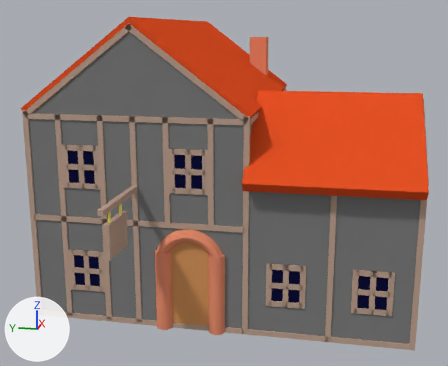
Renders of the Blender file public/blend/timberframedinn.blend from each side of a commit.
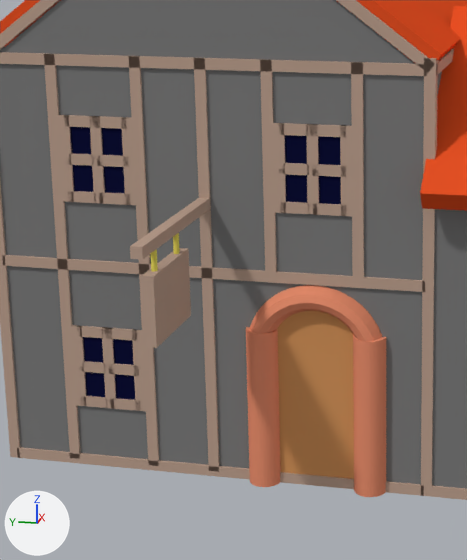
Each version appears first whole from a 50 mm camera at (-26.6, -7.39, 6.81) aimed at (-1.89, -2.44, 0.63), and next in a close-up on the part from 7% to 59% of the width and 24% to 100% of the height. Lighting does not change. The marker at lower left points along +X, +Y and +Z.
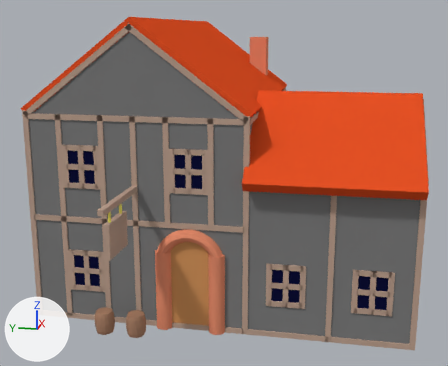
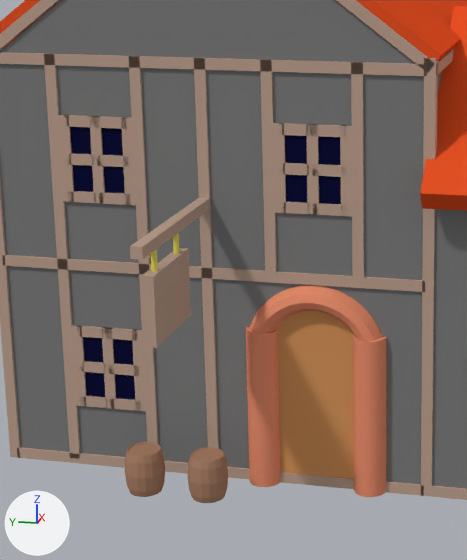
What differs and where, as boxes [x1, y1, x2, y2] in the close-ups (467 x 560 px):
'Barrel1', added (brown)
    after: [187, 447, 228, 503]
'Barrel1.001', added (brown)
    after: [125, 442, 165, 497]

The change, as a diff of the scene's bpy script:
```diff
--- a/public/blend/timberframedinn.blend.py
+++ b/public/blend/timberframedinn.blend.py
@@ mat_03___def @@
+mat_03___def = diffuse_material('03___Def')
+mat_03___def.base_color = (0.388, 0.212, 0.133)  # brown #a77f66
@@ me_barrel1 @@
+me_barrel1.from_pydata(...)  # 242 vertices, 284 faces; spans x -1.347..-0.618, y 0.0..0.8, z -0.143..0.586
+me_barrel1.materials.append(mat_03___def)  # brown #a77f66
@@ ob_barrel1 @@
+ob_barrel1 = bpy.data.objects.new('Barrel1', me_barrel1)
+ob_barrel1.location = (-6.0, 0.0, -3.9)
+ob_barrel1.rotation_euler = (1.571, 0.0, 0.0)  # degrees (90, 0, 0)
@@ ob_barrel1_001 @@
+ob_barrel1_001 = bpy.data.objects.new('Barrel1.001', me_barrel1.copy())
+ob_barrel1_001.location = (-6.0, 1.2, -3.9)
+ob_barrel1_001.rotation_euler = (1.571, 0.0, 0.0)  # degrees (90, 0, 0)
```
